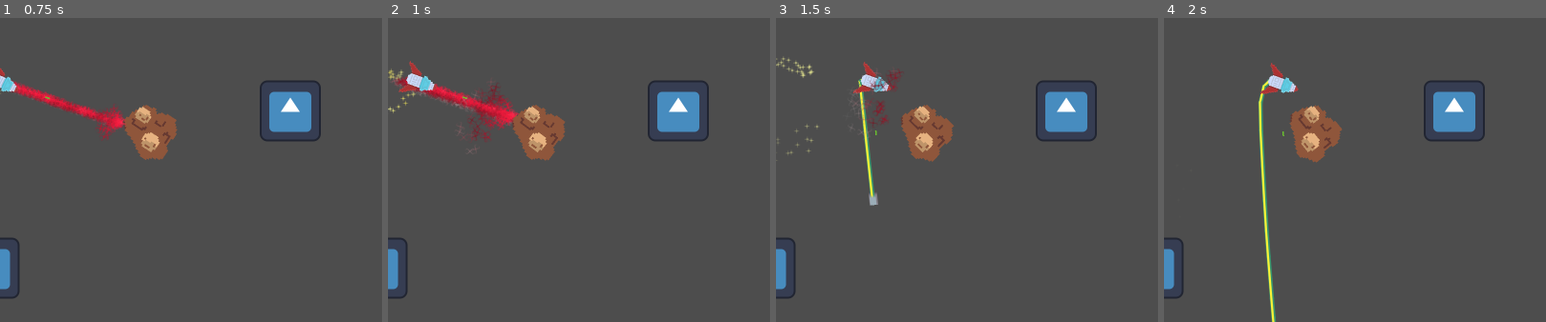
Above: before the commit, frames 1-4 (left to right).
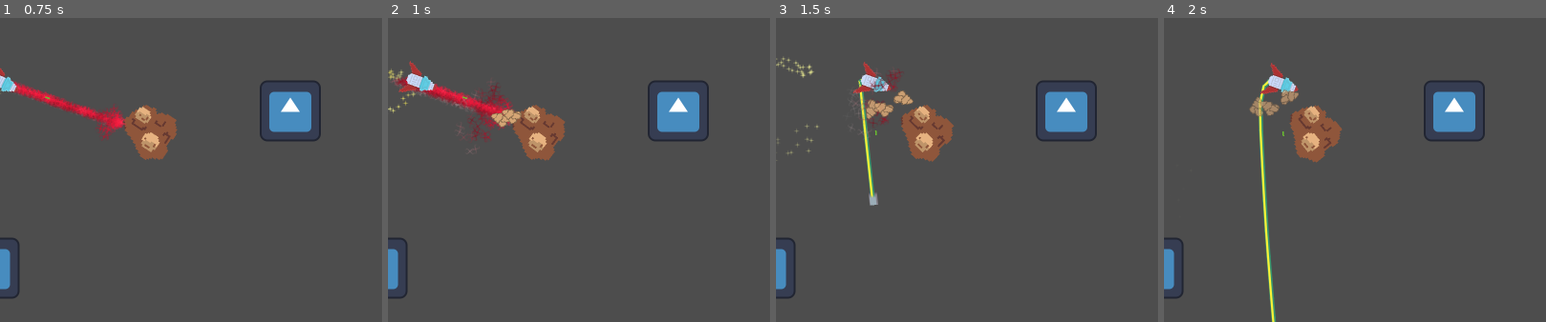
Above: after the commit, the same moments.

Repository: Bromeon/LudumDare54
Game: Godot game, scene res://Playground/ShipTetherPlayground.tscn
Same seed, same stepped clock (60 frames per second), same inputs: the game is played once before the commit and once after it. This scene is started directly instead of the project's main scene. The engine's default icon, where the game draws it, is replaced by a stand-in: a white triangle on a blue panel in a dark square.
Inputs (mouse positions are % of the whole screen's width and height, from its top left):
- Up to frame 1 (0.75 s): tap Enter at 0.5 s; move the mouse to (72, 45) at 0.52 s; press the mouse at (72, 45) at 0.53 s; hold D (Right) from 0.53 s (still down)
- Up to frame 2 (1 s): keep holding D (Right)
- Up to frame 3 (1.5 s): move the mouse to (30, 55) at 1.27 s; release D (Right) at 1.28 s; release the mouse at (30, 55) at 1.28 s; hold Ctrl (Brake) from 1.28 s (still down); tap Space (ShootTether) at 1.35 s
- Up to frame 4 (2 s): keep holding Ctrl (Brake)
The pictures show only the part of the screen within x 18-68%, y 10-60%; the shares and areas given below are measured in that part.

Frame 1 is identical in both runs. In frame 2, 0.3% of the frame differs, in the area x 27-35%, y 30-37%; in frame 3, 0.4%, in the area x 23-36%, y 23-34%; in frame 4, 0.4%.

Commit message:
Explosion

Diff:
--- a/Scenes/MiningSpot/MiningSpot.gd
+++ b/Scenes/MiningSpot/MiningSpot.gd
@@ -4,7 +4,7 @@
 
 const ROTATION_SPEED: float = 0.25
 const RESOURCE_SPREAD: float = 0.5
-const HP_PER_DROP: float = .8
+const HP_PER_DROP: float = .2
 const RESOURCE_YIELD: int = 5
 
 @export_enum("Lanthanum", "Yttrium", "Cerium", "Praseodymium", "Europium", "Terbium", "Samarium", "Gadolinium") var MINERAL_TYPE = "Lanthanum"
@@ -32,6 +32,13 @@
 
 		if resource_count <= 0:
 			# TODO: Juice explode
+			var expl = $Explosion
+			remove_child(expl)
+			get_parent().add_child(expl)
+
+			expl.top_level = true
+			expl.emitting = true
+			expl.position = self.global_position
 			queue_free()
 
 # Drop a resource
--- a/Scenes/MiningSpot/MiningSpot.tscn
+++ b/Scenes/MiningSpot/MiningSpot.tscn
@@ -1,14 +1,39 @@
-[gd_scene load_steps=6 format=3 uid="uid://c4rgrpq3etg1w"]
+[gd_scene load_steps=10 format=3 uid="uid://c4rgrpq3etg1w"]
 
 [ext_resource type="Script" path="res://Scenes/MiningSpot/MiningSpot.gd" id="1_bjivk"]
 [ext_resource type="Texture2D" uid="uid://cvf7xpicqulv5" path="res://Assets/Sprites/Blob.png" id="2_x3624"]
 [ext_resource type="Texture2D" uid="uid://d346v7etxrbwk" path="res://Assets/Sprites/Mineral.png" id="3_iu7wr"]
+[ext_resource type="Texture2D" uid="uid://eiaskvfbs5lx" path="res://Assets/Sprites/Particles/Laser.png" id="4_qua4f"]
 
 [sub_resource type="RectangleShape2D" id="RectangleShape2D_4nl41"]
 size = Vector2(55, 103)
 
 [sub_resource type="RectangleShape2D" id="RectangleShape2D_h6rkg"]
 size = Vector2(92, 33)
+
+[sub_resource type="Gradient" id="Gradient_drs5t"]
+offsets = PackedFloat32Array(0.0229885, 0.639847, 1)
+colors = PackedColorArray(0.621094, 0.367937, 0.24508, 1, 0.52, 0.461067, 0.4316, 0.898039, 1, 1, 1, 0)
+
+[sub_resource type="GradientTexture1D" id="GradientTexture1D_x5dom"]
+gradient = SubResource("Gradient_drs5t")
+
+[sub_resource type="ParticleProcessMaterial" id="ParticleProcessMaterial_5f1nm"]
+particle_flag_disable_z = true
+direction = Vector3(-1, 0, 0)
+spread = 180.0
+gravity = Vector3(0, 0, 0)
+initial_velocity_min = 130.37
+initial_velocity_max = 314.22
+angular_velocity_min = -100.0
+angular_velocity_max = 100.0
+orbit_velocity_min = 0.0
+orbit_velocity_max = 0.0
+angle_min = -180.0
+angle_max = 180.0
+scale_min = 1.8
+scale_max = 2.2
+color_ramp = SubResource("GradientTexture1D_x5dom")
 
 [node name="MiningSpot" type="StaticBody2D"]
 collision_layer = 4
@@ -33,3 +58,12 @@
 position = Vector2(0, 21.5)
 shape = SubResource("RectangleShape2D_h6rkg")
 metadata/_edit_lock_ = true
+
+[node name="Explosion" type="GPUParticles2D" parent="."]
+z_index = 1
+emitting = false
+amount = 300
+process_material = SubResource("ParticleProcessMaterial_5f1nm")
+texture = ExtResource("4_qua4f")
+lifetime = 0.25
+one_shot = true
Not shown: 2 places in Scenes/PlayerShip/Laser.tscn that only renumber resources
